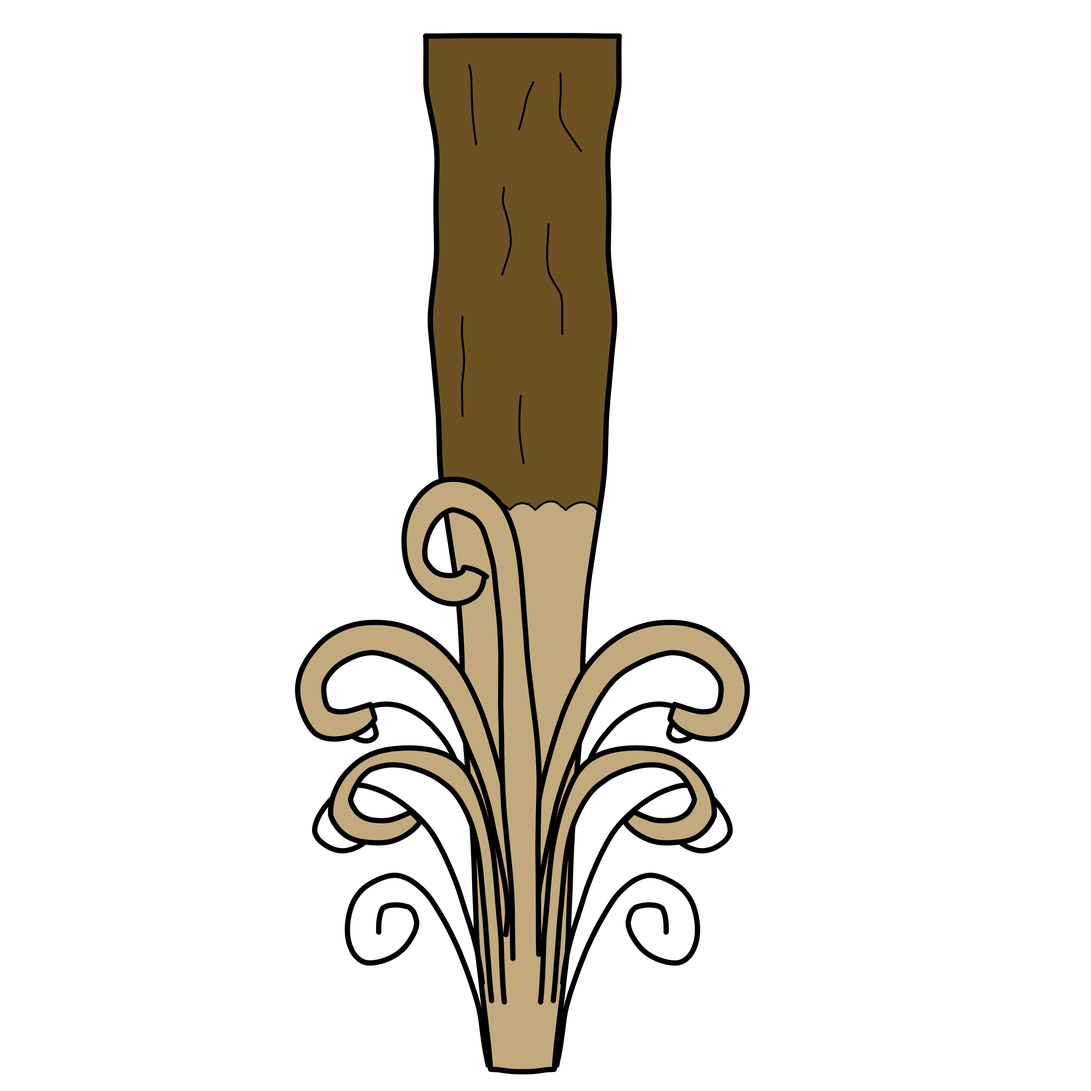
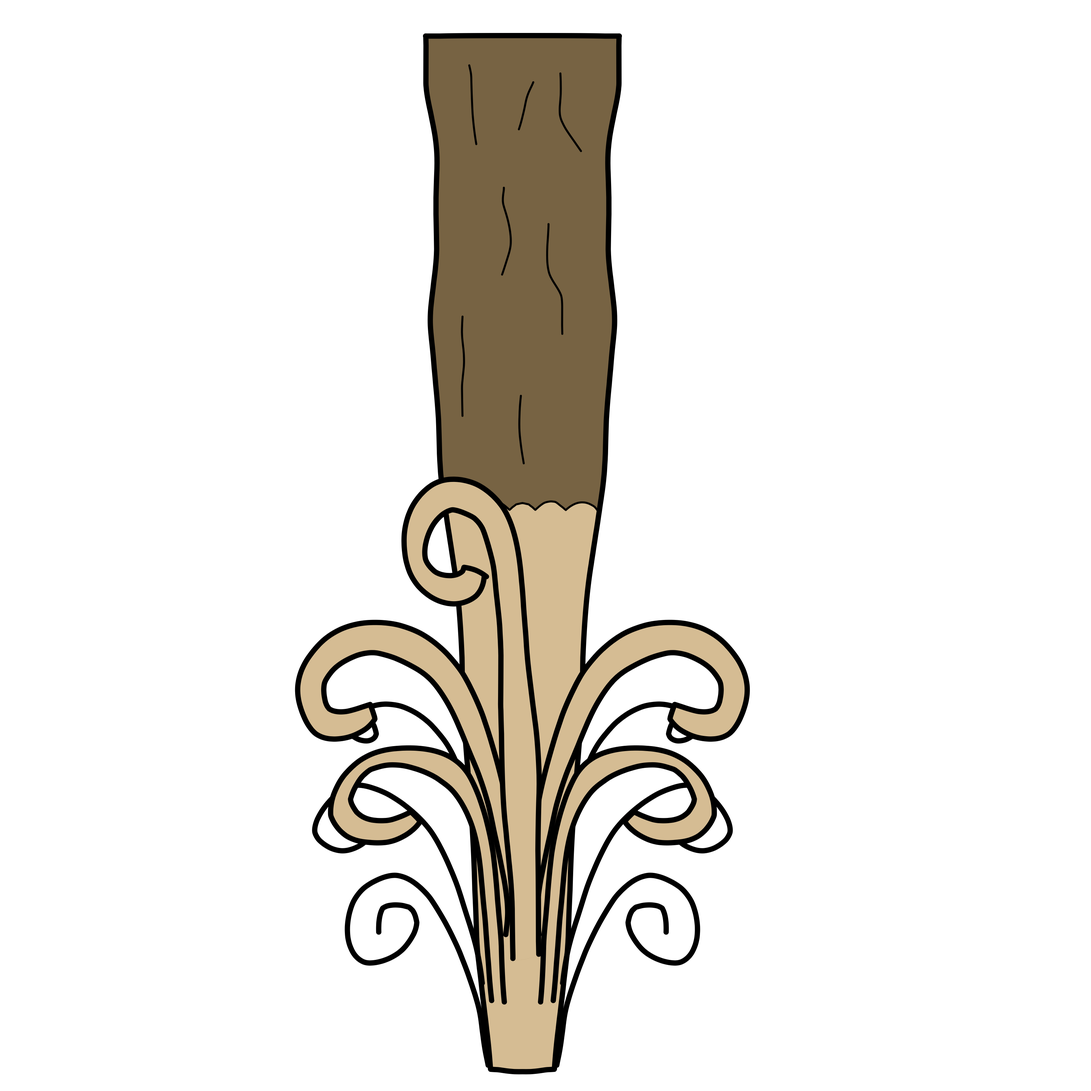
Before/after of a 1091px x 1091px layered artwork. What changed in the layer stack:
painted on "Curls 3 color" over (398, 474, 546, 981)
painted on "Curls layer 2" over (300, 601, 746, 1023)
painted on "Curls 2 color" over (300, 601, 746, 1045)
painted on "Paint Layer 1" over (300, 38, 736, 1070)
painted on "Color" over (419, 38, 631, 1070)
painted on "Background" over (300, 38, 746, 1070)
